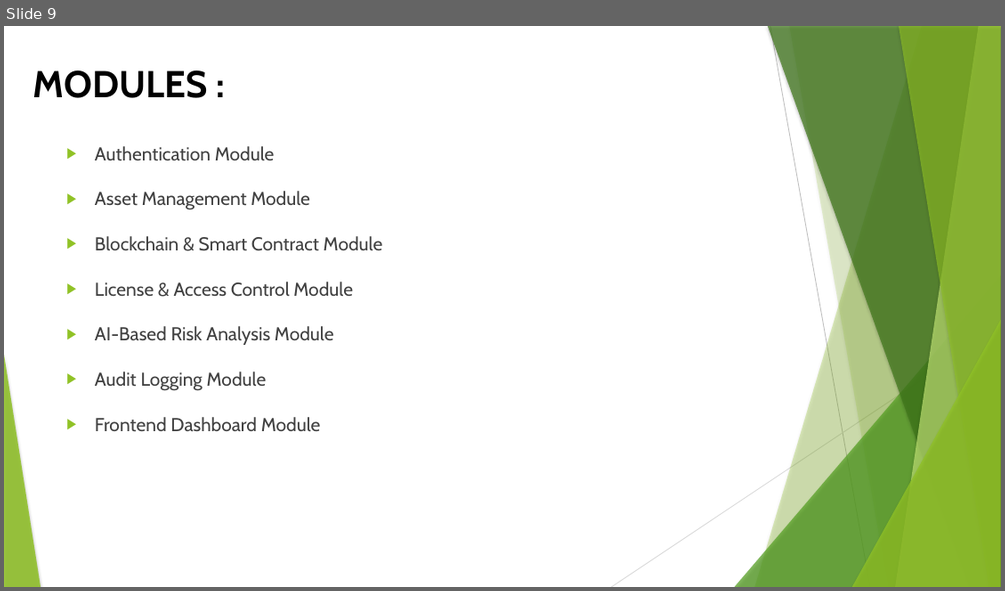
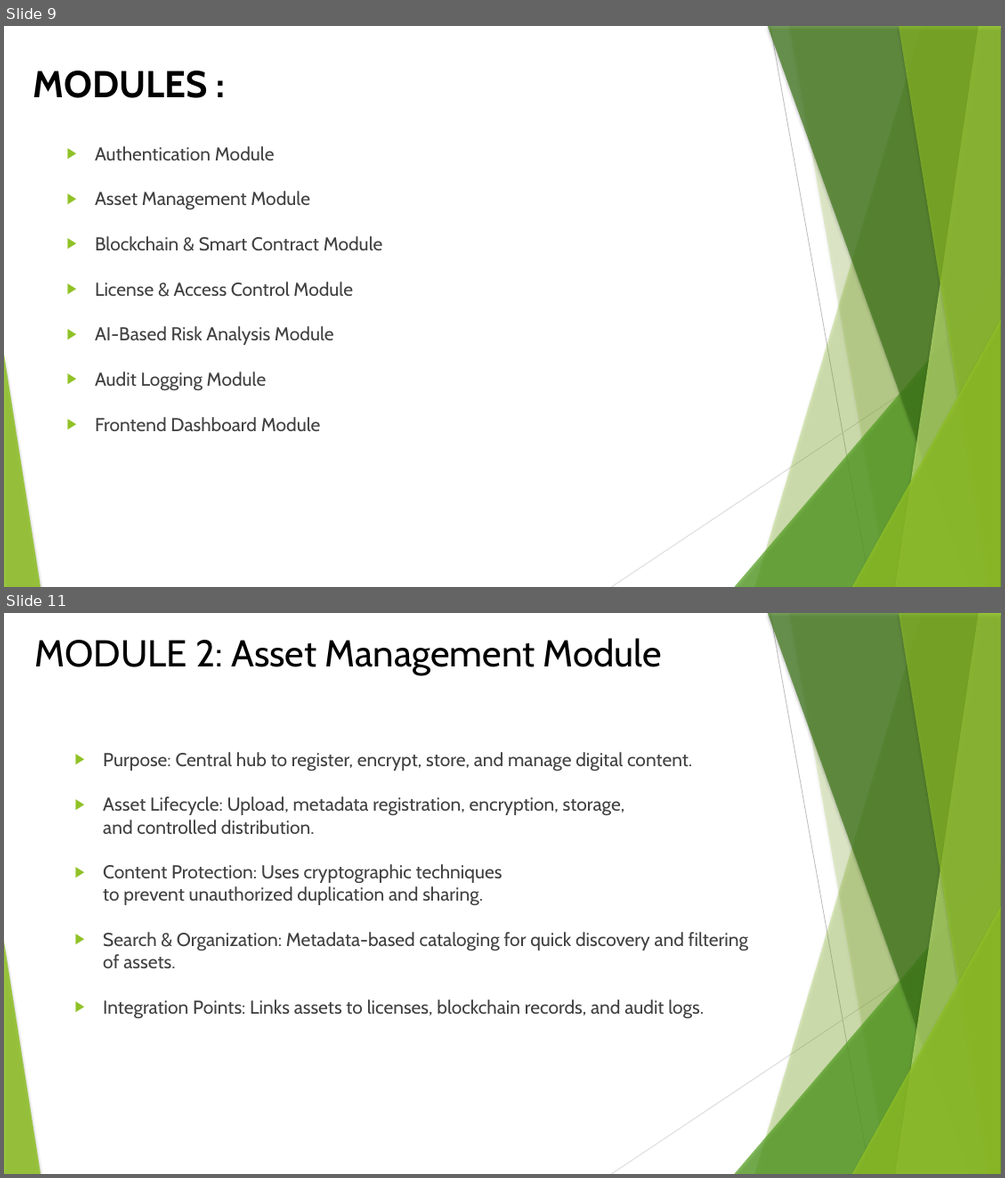
Before and after one commit to SridharanThangaraji/smartdrm-x, a slide deck: docs/final(2).pptx. Shown one above the other, each under a label of ours: slide 9 before the commit, slides 9 and 11 after it; the slides between them are not shown. The pictures are 1005x591 and 1005x1178 pixels, drawn with LibreOffice and Linux fonts; fonts in the diff are those of the drawing; background and template pictures are left out. Boxes give left, top, right and bottom in pixels: in the first picture for what was removed or moved away, otherwise in the second. Text is boxed around its words. In the diff, an @@ line names an element or a change of style, - is before the commit and + after.

```diff
--- a/docs/final(2).pptx
+++ b/docs/final(2).pptx
@@ slide 11 added at bbox=[4, 613, 1001, 1174], background picture (left out); not listed: 10 template elements that a slide beside it also shows @@
@@ title added at bbox=[34, 638, 662, 675], 36 pt, text #000000 @@
+MODULE 2: Asset Management Module
@@ text added at bbox=[103, 752, 748, 1018], 18 pt, text #404040 @@
+▶ Purpose: Central hub to register, encrypt, store, and manage digital content.
+▶ Asset Lifecycle: Upload, metadata registration, encryption, storage, and controlled distribution.
+▶ Content Protection: Uses cryptographic techniques to prevent unauthorized duplication and sharing.
+▶ Search & Organization: Metadata-based cataloging for quick discovery and filtering of assets.
+▶ Integration Points: Links assets to licenses, blockchain records, and audit logs.
```
Also in this commit, not shown: 2 other slides added, 1 slide removed, 46 other files.
